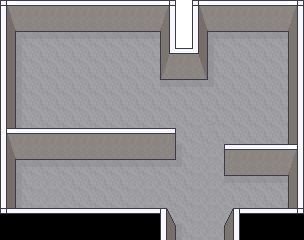
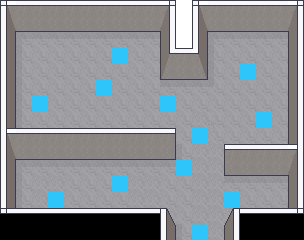
Layers edited between the first and the second 304 x 240 image:
showed "eggs", painted on it over [32, 48, 272, 240]
